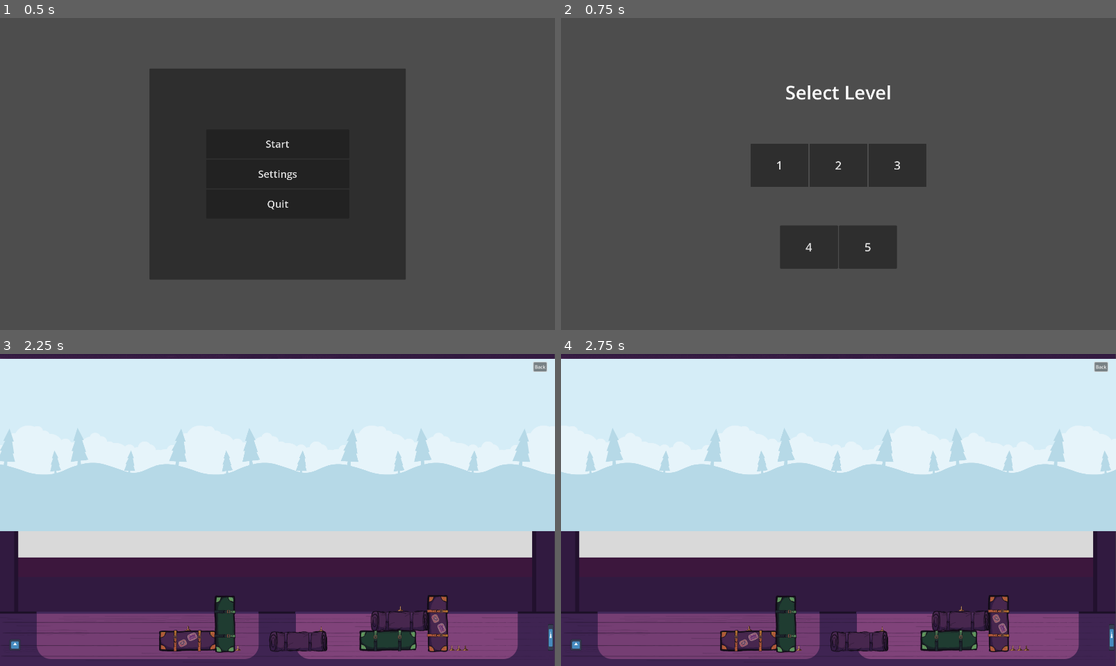
Above: before the commit, frames 1-4 (two rows, left to right).
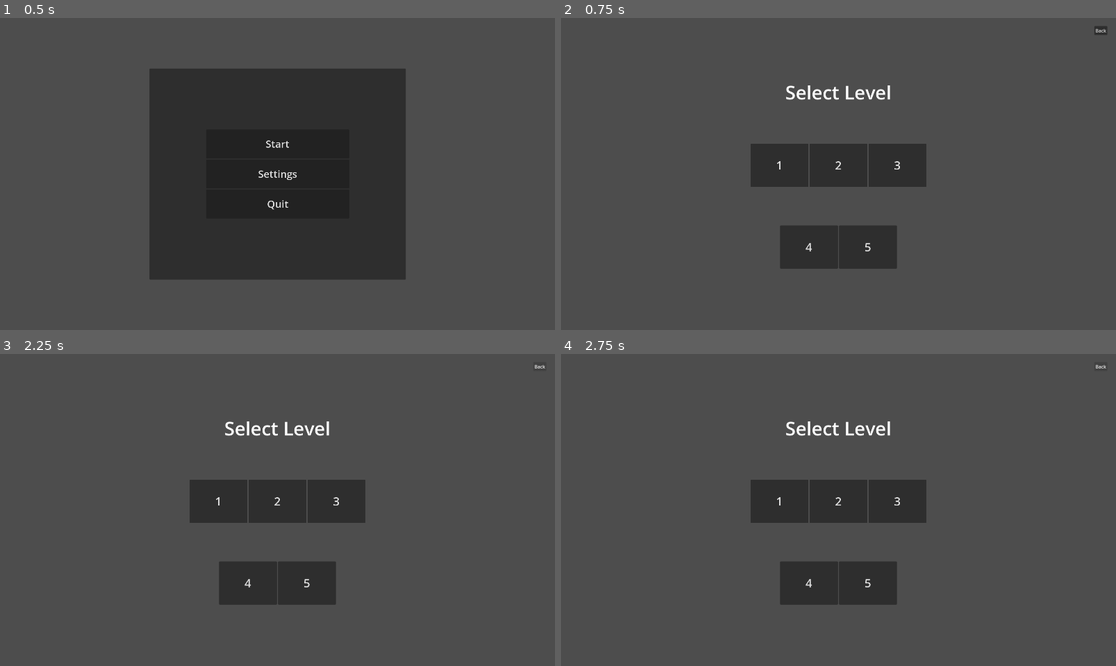
Above: after the commit, the same moments.

Repository: cokid-git/game-jam-project
Game: Godot game, scene res://scenes/start_menu.tscn
The game is run twice, just before and just after one commit, with the same random seed, the same clock (stepped at 60 frames per second) and the same inputs. The engine's default icon, where the game draws it, is replaced by a stand-in: a white triangle on a blue panel in a dark square.
Inputs:
- Up to frame 1 (0.5 s): no input
- Up to frame 2 (0.75 s): click "Start" at 0.5 s
- Up to frame 3 (2.25 s): click "1" at 1.25 s; click "Back" at 2 s
- Up to frame 4 (2.75 s): no input

Frame 1 is identical in both runs. In frame 2, less than 0.1% of the frame differs, in the area x 96-99%, y 2-6%; in frame 3, 97%; in frame 4, 97%, in the area x 0-100%, y 0-100%.

Commit message:
Created level 2/ various fixes with buttons and transitions/ gives cane collision

Diff:
--- a/scenes/cane.tscn
+++ b/scenes/cane.tscn
@@ -14,27 +14,27 @@
 }]
 
 [sub_resource type="RectangleShape2D" id="RectangleShape2D_633jo"]
-size = Vector2(418, 20)
+size = Vector2(411, 20)
 
 [sub_resource type="RectangleShape2D" id="RectangleShape2D_h0hui"]
-size = Vector2(36, 40)
+size = Vector2(29, 40)
 
 [sub_resource type="RectangleShape2D" id="RectangleShape2D_vwyfc"]
-size = Vector2(37, 16)
+size = Vector2(30, 16)
 
 [node name="Cane" type="AnimatedSprite2D"]
 sprite_frames = SubResource("SpriteFrames_77tqj")
 
-[node name="Area2D" type="Area2D" parent="."]
+[node name="StaticBody2D" type="StaticBody2D" parent="."]
 
-[node name="CollisionShape2D" type="CollisionShape2D" parent="Area2D"]
-position = Vector2(-2, -14)
+[node name="CollisionShape2D" type="CollisionShape2D" parent="StaticBody2D"]
+position = Vector2(-5.5, -14)
 shape = SubResource("RectangleShape2D_633jo")
 
-[node name="CollisionShape2D2" type="CollisionShape2D" parent="Area2D"]
-position = Vector2(189, 16)
+[node name="CollisionShape2D2" type="CollisionShape2D" parent="StaticBody2D"]
+position = Vector2(185.5, 16)
 shape = SubResource("RectangleShape2D_h0hui")
 
-[node name="CollisionShape2D3" type="CollisionShape2D" parent="Area2D"]
-position = Vector2(188.5, -32)
+[node name="CollisionShape2D3" type="CollisionShape2D" parent="StaticBody2D"]
+position = Vector2(185, -32)
 shape = SubResource("RectangleShape2D_vwyfc")
--- a/scenes/level_select.tscn
+++ b/scenes/level_select.tscn
@@ -1,6 +1,7 @@
-[gd_scene load_steps=2 format=3 uid="uid://b7oyf473d6cji"]
+[gd_scene load_steps=3 format=3 uid="uid://b7oyf473d6cji"]
 
 [ext_resource type="Script" uid="uid://cpvchc5praoo0" path="res://scripts/level_select.gd" id="1_3shnc"]
+[ext_resource type="PackedScene" uid="uid://ctasu2f3uperg" path="res://scenes/back_button.tscn" id="2_p0wlc"]
 
 [node name="Level_Select" type="Control"]
 layout_mode = 3
@@ -75,6 +76,13 @@
 theme_override_font_sizes/font_size = 40
 text = "5"
 
+[node name="backButton" parent="." instance=ExtResource("2_p0wlc")]
+layout_mode = 0
+offset_left = 1845.0
+offset_top = 28.0
+offset_right = 1890.0
+offset_bottom = 59.0
+
 [connection signal="pressed" from="MarginContainer/VBoxContainer/HBoxContainer/level1" to="." method="_on_level_1_pressed"]
 [connection signal="pressed" from="MarginContainer/VBoxContainer/HBoxContainer/level2" to="." method="_on_level_2_pressed"]
 [connection signal="pressed" from="MarginContainer/VBoxContainer/HBoxContainer/level3" to="." method="_on_level_3_pressed"]
--- /dev/null
+++ b/scenes/main_five.tscn
@@ -0,0 +1,7 @@
+[gd_scene load_steps=2 format=3 uid="uid://c8fo1xcom81wa"]
+
+[ext_resource type="PackedScene" uid="uid://ybvksjsb52uf" path="res://scenes/level.tscn" id="1_ft1dc"]
+
+[node name="main_two" type="Node2D"]
+
+[node name="TileMapLayer" parent="." instance=ExtResource("1_ft1dc")]
--- /dev/null
+++ b/scenes/main_four.tscn
@@ -0,0 +1,7 @@
+[gd_scene load_steps=2 format=3 uid="uid://dw2evnull13yq"]
+
+[ext_resource type="PackedScene" uid="uid://ybvksjsb52uf" path="res://scenes/level.tscn" id="1_mr0s4"]
+
+[node name="main_two" type="Node2D"]
+
+[node name="TileMapLayer" parent="." instance=ExtResource("1_mr0s4")]
--- a/scenes/main_one.tscn
+++ b/scenes/main_one.tscn
@@ -12,7 +12,7 @@
 position = Vector2(1111, 953)
 
 [node name="spike4" parent="." instance=ExtResource("4_oqoyn")]
-position = Vector2(1385, 881.00006)
+position = Vector2(1385, 884)
 
 [node name="spike5" parent="." instance=ExtResource("4_oqoyn")]
 position = Vector2(1563, 1018)
--- /dev/null
+++ b/scenes/main_three.tscn
@@ -0,0 +1,7 @@
+[gd_scene load_steps=2 format=3 uid="uid://bi5j3c5i83yhw"]
+
+[ext_resource type="PackedScene" uid="uid://ybvksjsb52uf" path="res://scenes/level.tscn" id="1_o5fob"]
+
+[node name="main_two" type="Node2D"]
+
+[node name="TileMapLayer" parent="." instance=ExtResource("1_o5fob")]
--- /dev/null
+++ b/scenes/main_two.tscn
@@ -0,0 +1,96 @@
+[gd_scene load_steps=5 format=3 uid="uid://c6odipiv2k6b6"]
+
+[ext_resource type="PackedScene" uid="uid://ybvksjsb52uf" path="res://scenes/level.tscn" id="1_1qffr"]
+[ext_resource type="PackedScene" uid="uid://d3tk6g38gnnh" path="res://scenes/cane.tscn" id="1_3j186"]
+[ext_resource type="PackedScene" uid="uid://bygiipet5bhsl" path="res://scenes/spike.tscn" id="2_m0ooy"]
+[ext_resource type="PackedScene" uid="uid://diurx5v4c8d38" path="res://scenes/suitcase.tscn" id="2_o0djn"]
+
+[node name="main_two" type="Node2D"]
+
+[node name="spike" parent="." instance=ExtResource("2_m0ooy")]
+position = Vector2(444, 949.9999)
+
+[node name="spike2" parent="." instance=ExtResource("2_m0ooy")]
+position = Vector2(571.99994, 926.99994)
+
+[node name="spike3" parent="." instance=ExtResource("2_m0ooy")]
+position = Vector2(712, 926.9999)
+
+[node name="spike4" parent="." instance=ExtResource("2_m0ooy")]
+position = Vector2(1016, 764)
+
+[node name="spike5" parent="." instance=ExtResource("2_m0ooy")]
+position = Vector2(1245, 1018)
+
+[node name="spike6" parent="." instance=ExtResource("2_m0ooy")]
+position = Vector2(1269.9999, 1018.00006)
+
+[node name="spike7" parent="." instance=ExtResource("2_m0ooy")]
+position = Vector2(1295, 1018)
+
+[node name="spike8" parent="." instance=ExtResource("2_m0ooy")]
+position = Vector2(1320, 1018)
+
+[node name="spike9" parent="." instance=ExtResource("2_m0ooy")]
+position = Vector2(1345, 1018)
+
+[node name="spike10" parent="." instance=ExtResource("2_m0ooy")]
+position = Vector2(1370, 1018)
+
+[node name="spike11" parent="." instance=ExtResource("2_m0ooy")]
+position = Vector2(1394.9999, 1018)
+
+[node name="spike12" parent="." instance=ExtResource("2_m0ooy")]
+position = Vector2(1419.9999, 1018)
+
+[node name="spike13" parent="." instance=ExtResource("2_m0ooy")]
+position = Vector2(1444.9999, 1018)
+
+[node name="spike14" parent="." instance=ExtResource("2_m0ooy")]
+position = Vector2(1469.9999, 1018)
+
+[node name="spike15" parent="." instance=ExtResource("2_m0ooy")]
+position = Vector2(1495, 1018)
+
+[node name="Suitcase" parent="." instance=ExtResource("2_o0djn")]
+position = Vector2(393, 993)
+animation = &"Suitcase"
+
+[node name="Suitcase2" parent="." instance=ExtResource("2_o0djn")]
+position = Vector2(743, 991)
+
+[node name="Suitcase3" parent="." instance=ExtResource("2_o0djn")]
+position = Vector2(910, 932)
+rotation = 1.5707964
+animation = &"Suitcase2"
+
+[node name="Suitcase4" parent="." instance=ExtResource("2_o0djn")]
+position = Vector2(1056, 934)
+rotation = 1.5707964
+animation = &"Suitcase"
+
+[node name="Suitcase5" parent="." instance=ExtResource("2_o0djn")]
+position = Vector2(1016, 805)
+
+[node name="Suitcase6" parent="." instance=ExtResource("2_o0djn")]
+position = Vector2(1153, 935)
+rotation = 1.5707964
+animation = &"Suitcase"
+
+[node name="Suitcase7" parent="." instance=ExtResource("2_o0djn")]
+position = Vector2(1152, 748)
+rotation = 1.5707964
+animation = &"Suitcase2"
+
+[node name="Suitcase8" parent="." instance=ExtResource("2_o0djn")]
+position = Vector2(1613, 991)
+
+[node name="Cane" parent="." instance=ExtResource("1_3j186")]
+position = Vector2(669, 959)
+
+[node name="Cane2" parent="." instance=ExtResource("1_3j186")]
+position = Vector2(1221, 819)
+rotation = 4.712389
+
+[node name="TileMapLayer" parent="." instance=ExtResource("1_1qffr")]
+position = Vector2(1, 1)
--- a/scripts/back_button.gd
+++ b/scripts/back_button.gd
@@ -2,6 +2,7 @@
 
 func _on_pressed() -> void:
 	var scene_name = get_tree().current_scene.name
+	print(scene_name)
 
 	# Ensure the current scene is properly loaded before attempting to switch
 	if scene_name == "":
@@ -11,13 +12,12 @@
 	# Define the target scene based on the current scene name
 	var target_scene = ""
 
-	if scene_name == "levelSelect":
+	if scene_name == "Level_Select":
 		target_scene = "res://scenes/start_menu.tscn"
 	elif scene_name == "start_menu":
 		target_scene = "res://scenes/level_select.tscn"
 	else:
-		print("Warning: Unknown current scene name: %s. No scene transition performed." % scene_name)
-		return
+		target_scene = "res://scenes/level_select.tscn"
 
 
 
--- a/scripts/level_select.gd
+++ b/scripts/level_select.gd
@@ -3,24 +3,25 @@
 const LEVEL_SCENES := {
 	1: "res://scenes/main_one.tscn",
 	2: "res://scenes/main_two.tscn",
+	3: "res://scenes/main_three.tscn",
+	4: "res://scenes/main_four.tscn",
+	5: "res://scenes/main_five.tscn",
 }
 
 func _on_level_1_pressed() -> void:
-	print("Level 1")
 	load_level(1)
 
 func _on_level_2_pressed() -> void:
-	print("Level 2")
 	load_level(2)
 
 func _on_level_3_pressed() -> void:
-	print("Level 3 (not implemented yet)")
+	load_level(3)
 
 func _on_level_4_pressed() -> void:
-	print("Level 4 (not implemented yet)")
+	load_level(4)
 
 func _on_level_5_pressed() -> void:
-	print("Level 5 (not implemented yet)")
+	load_level(5)
 
 func load_level(level: int) -> void:
 	Global.level = level
--- a/scripts/transition.gd
+++ b/scripts/transition.gd
@@ -1,10 +1,19 @@
 extends Node2D
 
 func _ready():
-	get_tree().create_timer(1).timeout.connect(startNextLevel)
+	#get_tree().create_timer(1).timeout.connect(startNextLevel)
+	startNextLevel()
 
 func startNextLevel():
 	if Global.level == 1:
 		get_tree().change_scene_to_file("res://scenes/main_one.tscn")
 	if Global.level == 2:
 		get_tree().change_scene_to_file("res://scenes/main_two.tscn")
+	if Global.level == 3:
+		get_tree().change_scene_to_file("res://scenes/main_three.tscn")
+	if Global.level == 4:
+		get_tree().change_scene_to_file("res://scenes/main_four.tscn")
+	if Global.level == 5:
+		get_tree().change_scene_to_file("res://scenes/main_five.tscn")
+	if Global.level >= 6:
+		get_tree().change_scene_to_file("res://scenes/level_select.tscn")
